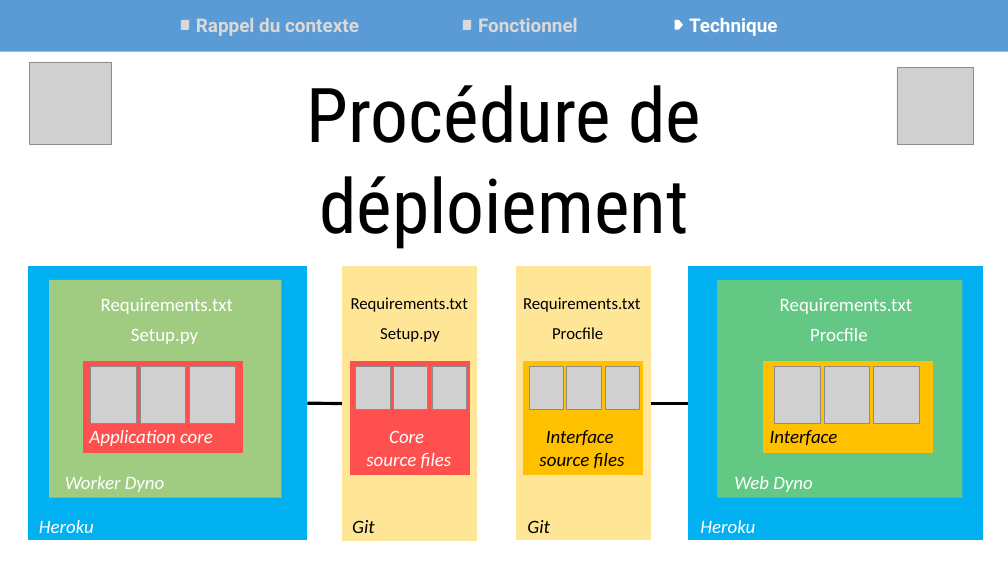
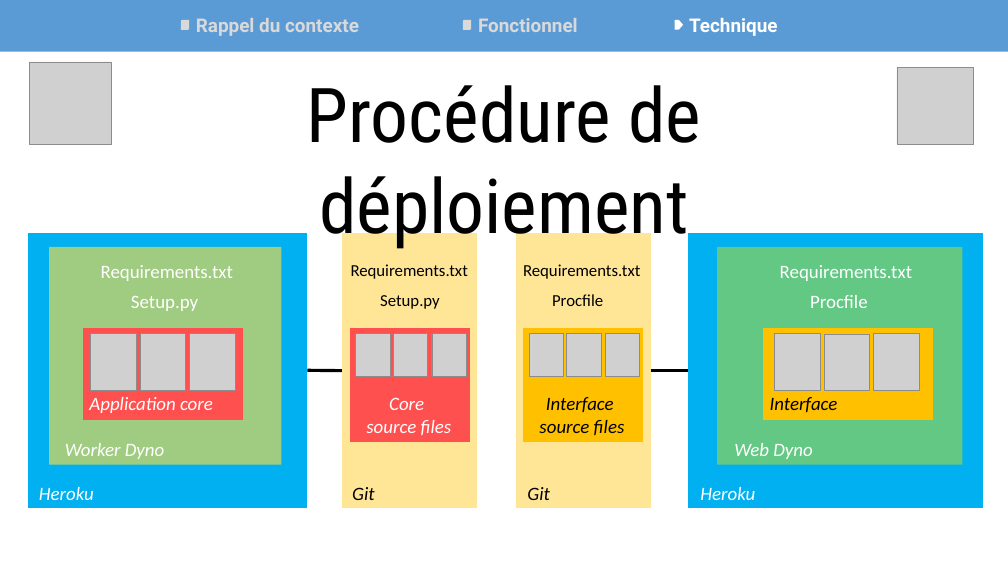
Before and after one commit to Synkied/OC_Projet-9, a slide deck: slide 8 of Projet9_OCPizza_Presentation.pptx. Drawn at 1008x567 pixels with LibreOffice and Linux fonts; fonts in the diff are those of the drawing; grey boxes stand for pictures. Boxes give left, top, right and bottom in pixels: in the first picture for what was removed or moved away, otherwise in the second. Text is boxed around its words. In the diff, an @@ line names an element or a change of style, - is before the commit and + after.

```diff
--- a/Projet9_OCPizza_Presentation.pptx
+++ b/Projet9_OCPizza_Presentation.pptx
@@ 12 pictures, 10 rectangles, 6 texts: place and size @@
-12 pictures, 10 rectangles, 6 texts at (28, 266, 983, 541)
+12 pictures, 10 rectangles, 6 texts at (28, 233, 983, 508)
@@ 12 texts, 2 lines: place and size @@
-12 texts, 2 lines at (39, 327, 868, 533)
+12 texts, 2 lines at (39, 294, 868, 500)
```
Also in this commit, not shown: 3 other slides changed.
